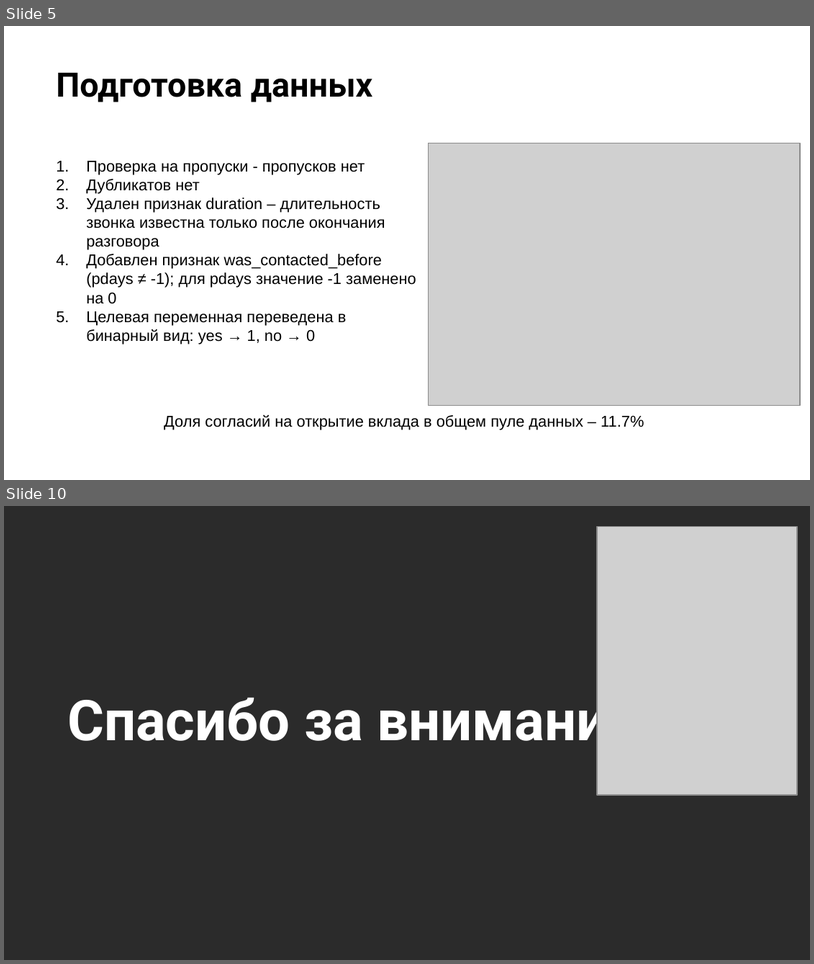
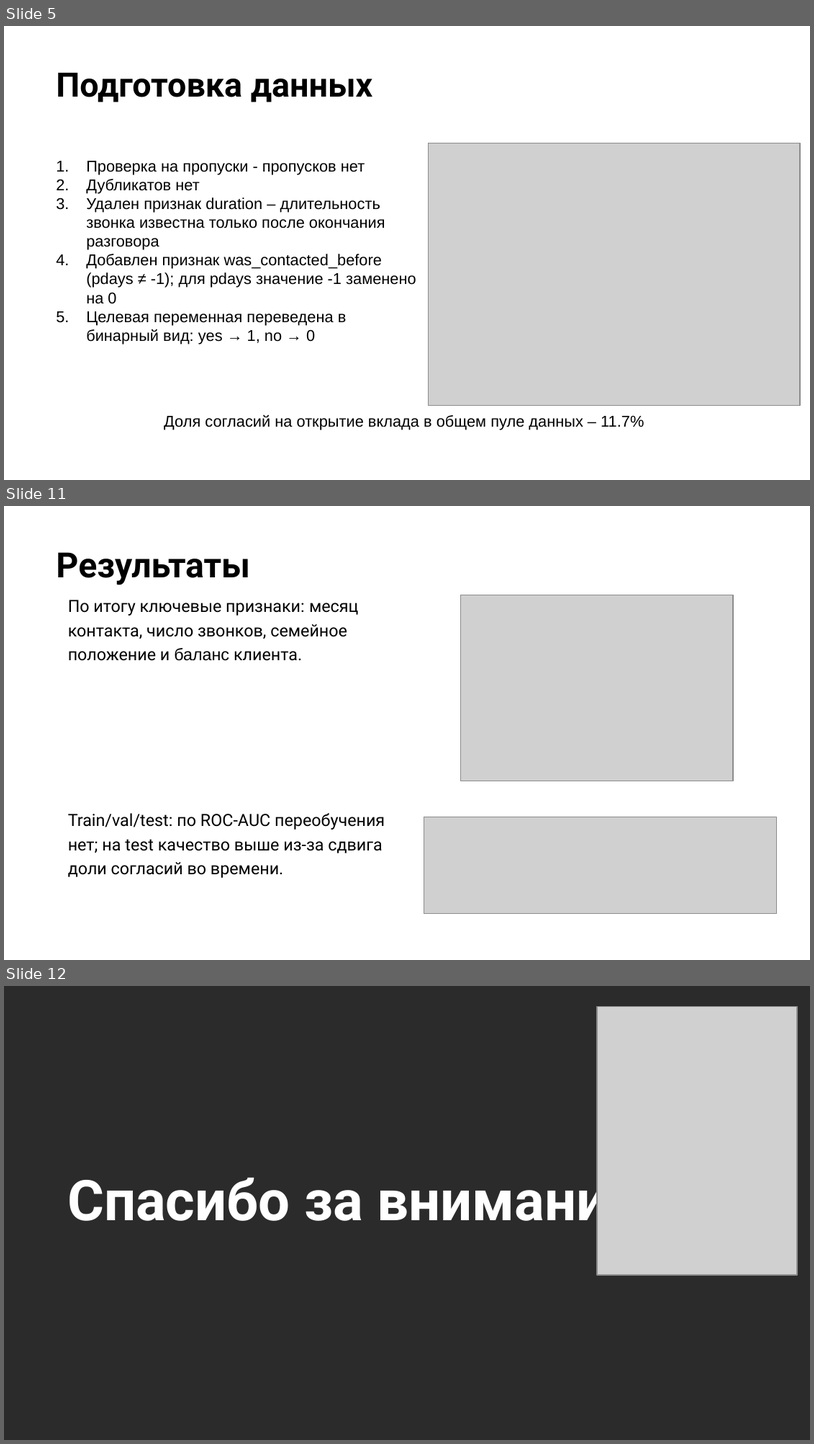
Before and after one commit to PolinaKarcheuskaya/ML-Basic, a slide deck: project/project.pptx. Shown one above the other, each under a label of ours: slides 5 and 10 before the commit, slides 5, 11 and 12 after it; the slides between them are not shown. The pictures are 814x964 and 814x1444 pixels, drawn with LibreOffice and Linux fonts; fonts in the diff are those of the drawing; grey boxes stand for pictures; background and template pictures are left out; a plain dark background stands for a picture behind light text. Boxes give left, top, right and bottom in pixels: in the first picture for what was removed or moved away, otherwise in the second. Text is boxed around its words. In the diff, an @@ line names an element or a change of style, - is before the commit and + after.

```diff
--- a/project/project.pptx
+++ b/project/project.pptx
@@ slide 11 added at [4, 506, 810, 960], background picture (left out) @@
@@ title added at [56, 552, 250, 585], 31 pt, text #000000, bold @@
+Результаты
@@ text added at [68, 600, 385, 878], 15 pt, text #000000 @@
+По итогу ключевые признаки: месяц контакта, число звонков, семейное положение и баланс клиента.
+Train/val/test: по ROC-AUC переобучения нет; на test качество выше из‑за сдвига доли согласий во времени.
@@ picture added at [461, 595, 734, 781] @@
@@ picture added at [424, 816, 777, 914] @@
@@ what was slide 10 is now slide 12 @@
```
Also in this commit, not shown: 3 slides changed, 3 other slides added, 2 slides removed, 1 other file.
